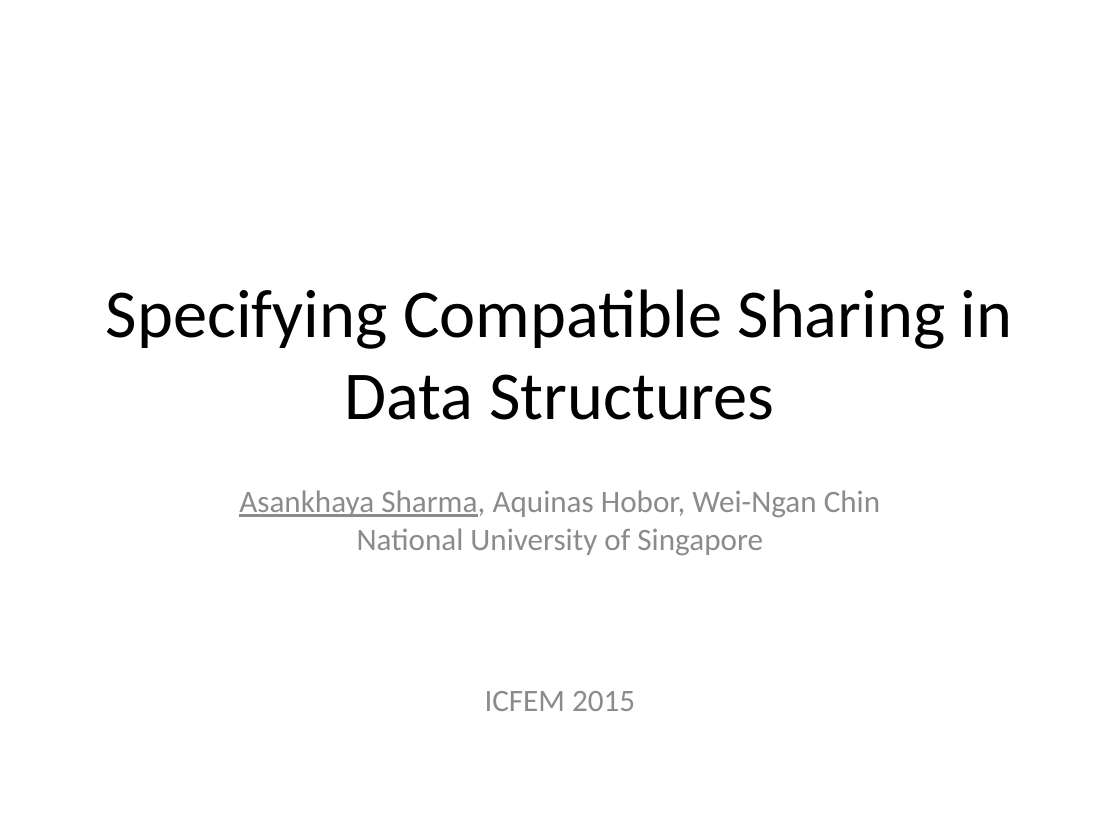
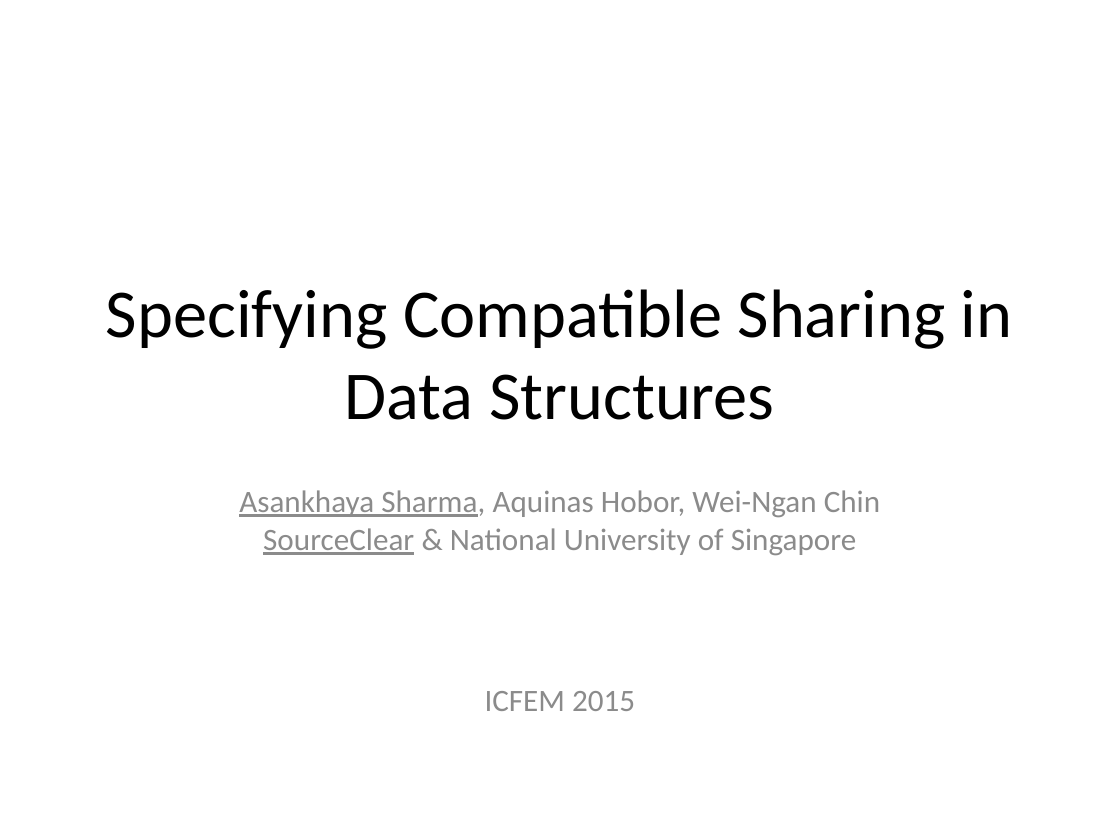
Before and after one commit to asankhaya/asankhaya.github.io, a slide deck: slide 1 of ppt/Specifying-Compatible-Sharing-in-Data-Structures.pptx. Drawn at 1120x840 pixels with LibreOffice and Linux fonts; fonts in the diff are those of the drawing. Boxes give left, top, right and bottom in pixels: in the first picture for what was removed or moved away, otherwise in the second. Text is boxed around its words. In the diff, an @@ line names an element or a change of style, - is before the commit and + after.

Commit message:
final updates

```diff
--- a/ppt/Specifying-Compatible-Sharing-in-Data-Structures.pptx
+++ b/ppt/Specifying-Compatible-Sharing-in-Data-Structures.pptx
@@ subtitle at (239,490,880,555): text changed @@
-Asankhaya Sharma, Aquinas Hobor, Wei-Ngan Chin
-National University of Singapore
+Asankhaya Sharma, Aquinas Hobor, Wei-Ngan Chin
+SourceClear & National University of Singapore
```
